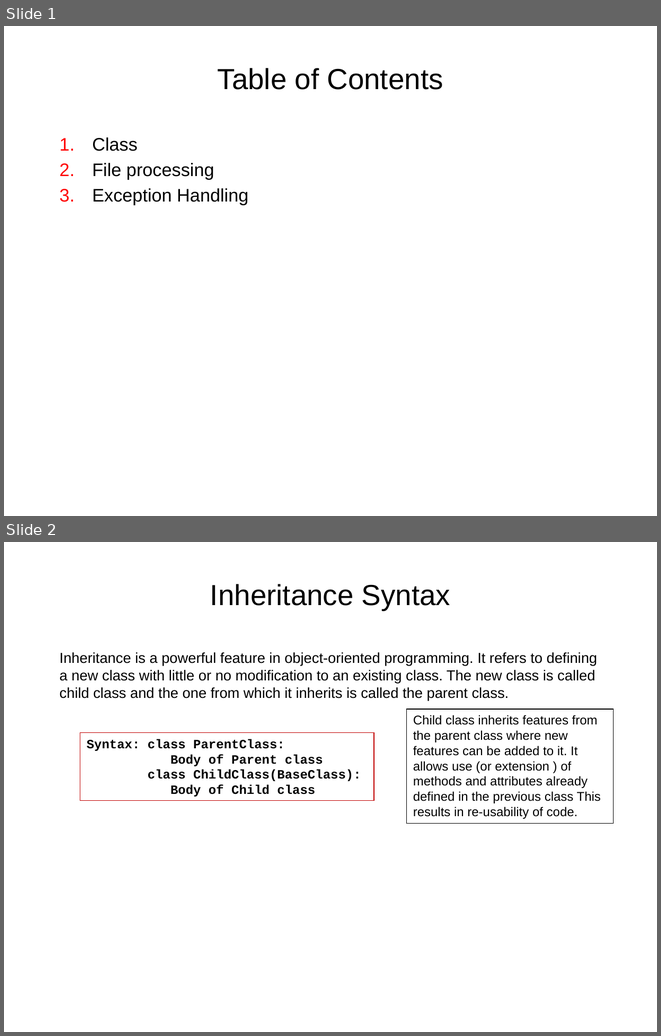
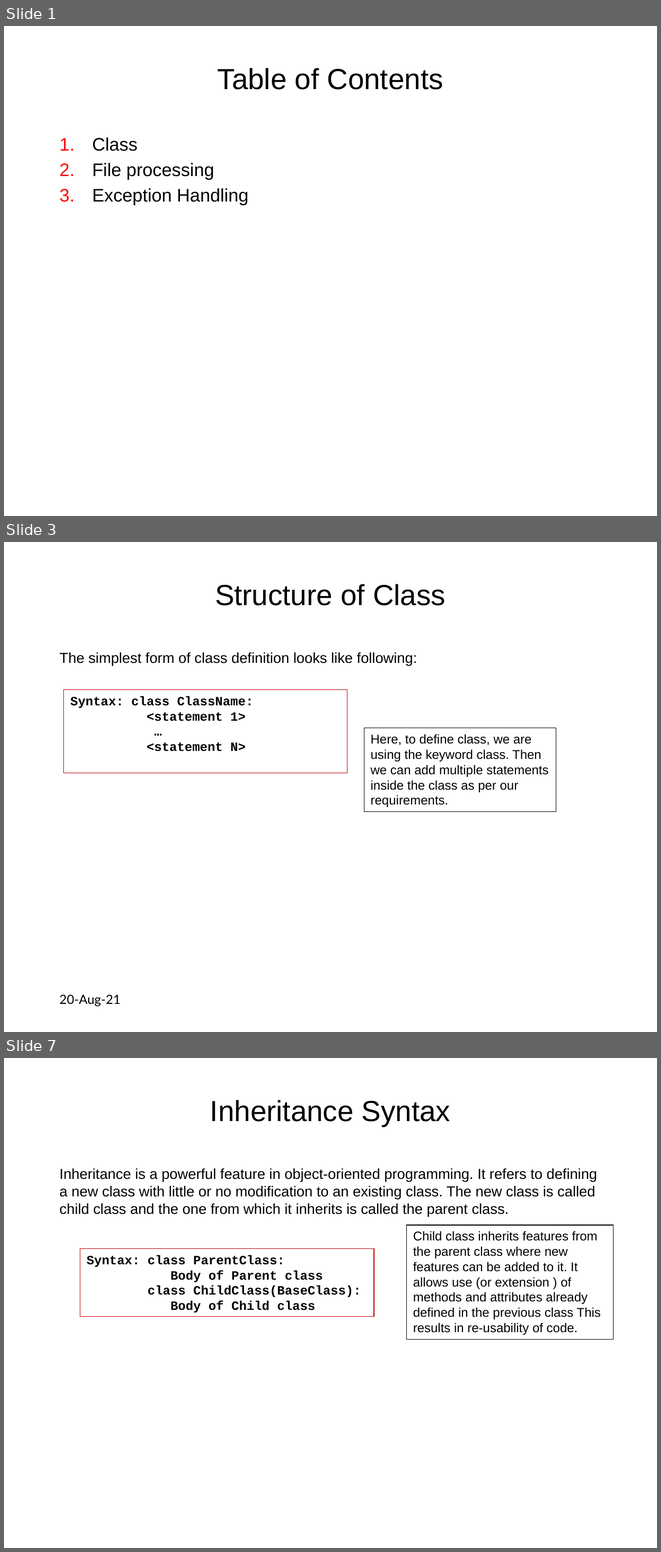
Before and after one commit to dia1128/AIandDataScienceWorkshopwithPython, a slide deck: Week1/03-python - class, file, exception.pptx. Shown one above the other, each under a label of ours: slides 1 and 2 before the commit, slides 1, 3 and 7 after it; the slides between them are not shown. The pictures are 661x1036 and 661x1552 pixels, drawn with LibreOffice and Linux fonts; fonts in the diff are those of the drawing. Boxes give left, top, right and bottom in pixels: in the first picture for what was removed or moved away, otherwise in the second. Text is boxed around its words. In the diff, an @@ line names an element or a change of style, - is before the commit and + after.

Commit message:
contents of class are added

```diff
--- a/Week1/03-python - class, file, exception.pptx
+++ b/Week1/03-python - class, file, exception.pptx
@@ slide 3 added at <box>4,542,657,1032</box>, background #FFFFFF @@
@@ title added at <box>215,584,445,606</box>, 32 pt, text #000000 @@
+Structure of Class
@@ text added at <box>60,652,417,666</box>, 16 pt, text #000000 @@
+The simplest form of class definition looks like following:
@@ rectangle added at <box>64,689,347,773</box>, outline #C00000 0.75 pt, 14 pt, text #000000, bold @@
+Syntax: class ClassName:
+<statement 1>
+…
+<statement N>
@@ rectangle added at <box>364,728,556,812</box>, outline #000000 0.75 pt, 14 pt, text #000000 @@
+Here, to define class, we are using the keyword class. Then we can add multiple statements inside the class as per our requirements.
@@ text added at <box>60,994,121,1006</box>, 14 pt, text #000000 @@
+20-Aug-21
@@ what was slide 2 is now slide 7 @@
```
Also in this commit, not shown: 4 other slides added.
